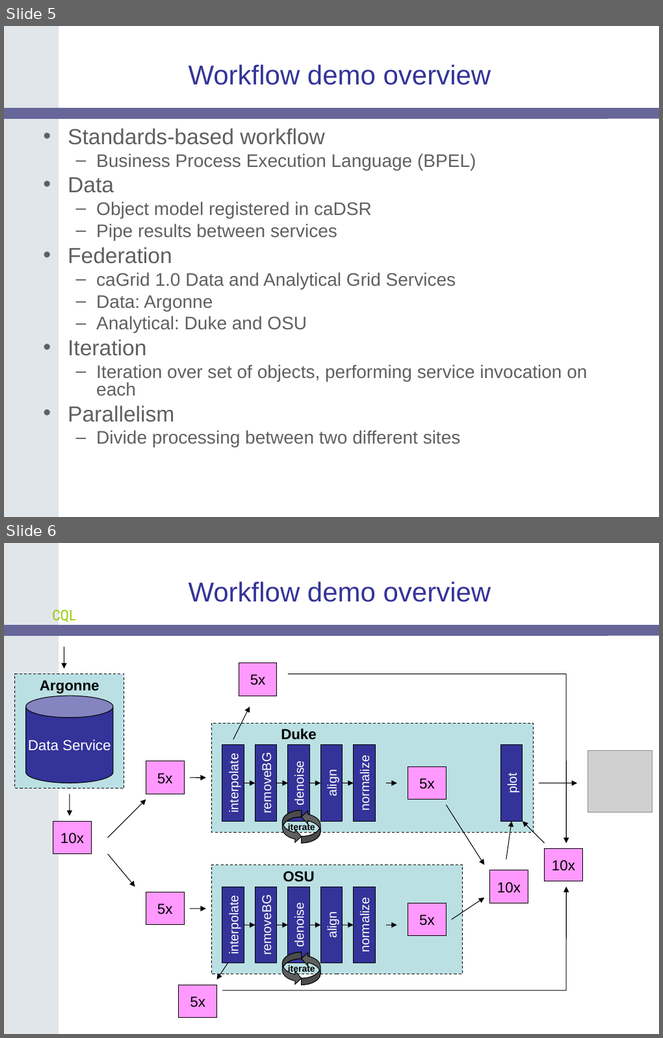
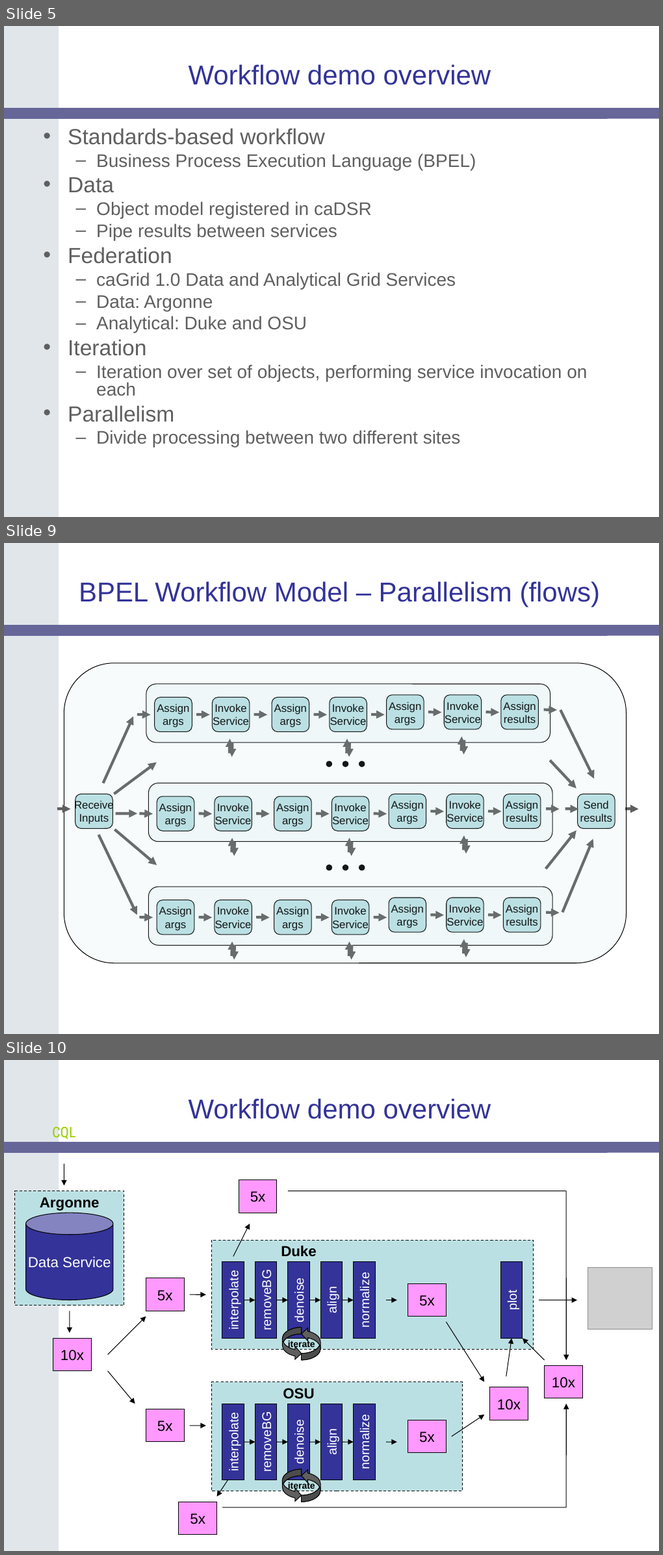
Before and after one commit to NCIP/cagrid-portal, a slide deck: cagrid-1-0/Documentation/presentations/200604_AnnualMeeting/caGrid-1.0-Demo.ppt. Shown one above the other, each under a label of ours: slides 5 and 6 before the commit, slides 5, 9 and 10 after it; the slides between them are not shown. The pictures are 663x1038 and 663x1555 pixels, drawn with LibreOffice and Linux fonts; fonts in the diff are those of the drawing; grey boxes stand for pictures; background and template pictures are left out. Boxes give left, top, right and bottom in pixels: in the first picture for what was removed or moved away, otherwise in the second. Text is boxed around its words. In the diff, an @@ line names an element or a change of style, - is before the commit and + after.

Commit message:
Added visual slides for workflow Demo introduction.

```diff
--- a/cagrid-1-0/Documentation/presentations/200604_AnnualMeeting/caGrid-1.0-Demo.ppt
+++ b/cagrid-1-0/Documentation/presentations/200604_AnnualMeeting/caGrid-1.0-Demo.ppt
@@ slide 9 added at bbox=[4, 543, 659, 1034], background #FFFFFF; not listed: 2 template elements that a slide beside it also shows @@
@@ title added at bbox=[79, 581, 601, 607], 30 pt, text #333399 @@
+BPEL Workflow Model – Parallelism (flows)
@@ rounded rectangle added at bbox=[64, 663, 627, 963], fill #BBE0E3 at 10% opacity, outline #000000 0.74 pt @@
@@ arrow added from (103, 783) to (133, 717), #5F5F5F 3 pt @@
@@ group added at bbox=[137, 684, 557, 757]: 14 arrows, 8 rounded rectangles @@
+Assign
+results
+Assign
+args
+Invoke
+Service
+Assign
+args
+Invoke
+Service
+Assign
+args
+Invoke
+Service
@@ arrow added from (561, 710) to (594, 779), #5F5F5F 3 pt @@
@@ arrow added from (114, 794) to (157, 763), #5F5F5F 3 pt @@
@@ ellipse added at bbox=[326, 761, 332, 767], fill #000000, outline #000000 0.74 pt @@
@@ ellipse added at bbox=[343, 761, 348, 767], fill #000000, outline #000000 0.74 pt @@
@@ ellipse added at bbox=[359, 761, 364, 767], fill #000000, outline #000000 0.74 pt @@
@@ arrow added from (550, 761) to (577, 789), #5F5F5F 3 pt @@
@@ rounded rectangle added at bbox=[76, 794, 113, 828], fill #BBE0E3, outline #000000 0.74 pt, 12 pt, text #000000 @@
+Receive
+Inputs
@@ rounded rectangle added at bbox=[578, 794, 615, 828], fill #BBE0E3, outline #000000 0.74 pt, 12 pt, text #000000 @@
+Send
+results
@@ arrow added from (57, 809) to (71, 809), #5F5F5F 3 pt @@
@@ arrow added from (115, 813) to (137, 813), #5F5F5F 3 pt @@
@@ group added at bbox=[140, 783, 560, 856]: 14 arrows, 8 rounded rectangles @@
+Assign
+results
+Assign
+args
+Invoke
+Service
+Assign
+args
+Invoke
+Service
+Assign
+args
+Invoke
+Service
@@ arrow added from (566, 809) to (579, 809), #5F5F5F 3 pt @@
@@ arrow added from (625, 809) to (639, 809), #5F5F5F 3 pt @@
@@ arrow added from (114, 830) to (157, 865), #5F5F5F 3 pt @@
@@ arrow added from (546, 869) to (577, 831), #5F5F5F 3 pt @@
@@ arrow added from (98, 835) to (137, 915), #5F5F5F 3 pt @@
@@ arrow added from (563, 913) to (593, 839), #5F5F5F 3 pt @@
@@ ellipse added at bbox=[326, 865, 332, 871], fill #000000, outline #000000 0.74 pt @@
@@ ellipse added at bbox=[343, 865, 348, 871], fill #000000, outline #000000 0.74 pt @@
@@ ellipse added at bbox=[359, 865, 364, 871], fill #000000, outline #000000 0.74 pt @@
@@ group added at bbox=[140, 887, 560, 960]: 14 arrows, 8 rounded rectangles @@
+Assign
+results
+Assign
+args
+Invoke
+Service
+Assign
+args
+Invoke
+Service
+Assign
+args
+Invoke
+Service
@@ what was slide 6 is now slide 10 @@
```
Also in this commit, not shown: 3 other slides added.
